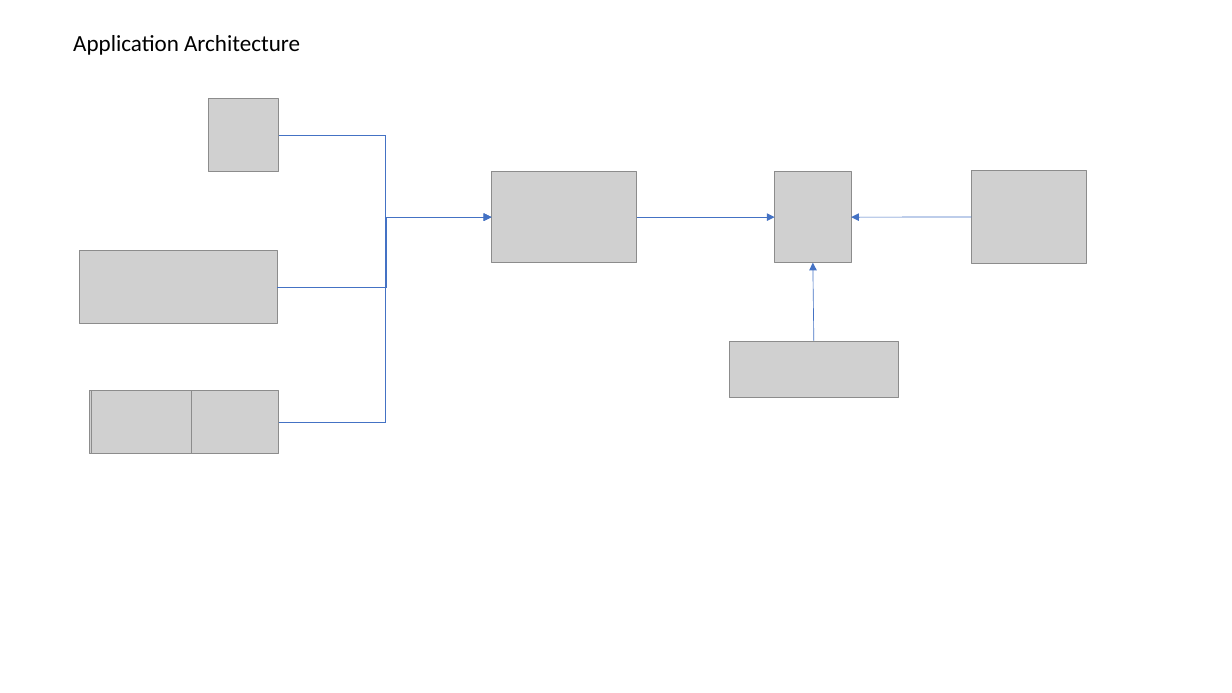
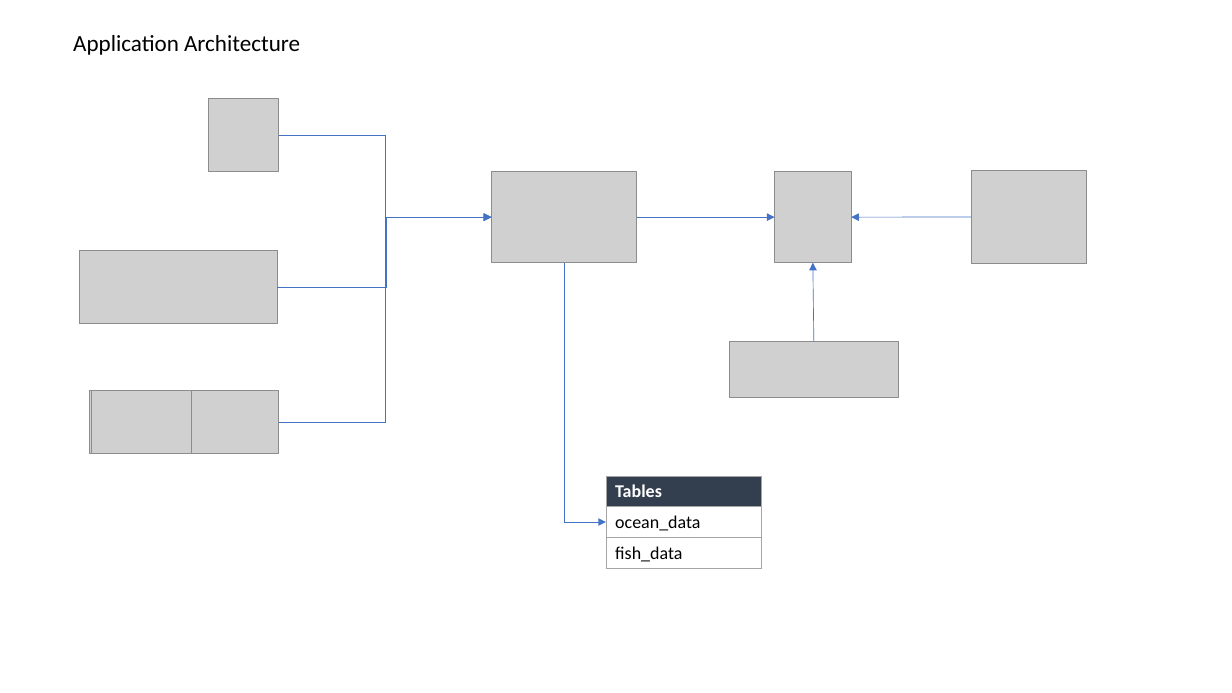
Before and after one commit to minsun-ss/argo_ocean_data_analysis, a slide deck: slide 1 of docs/Architecture.pptx. Drawn at 1232x693 pixels with LibreOffice and Linux fonts; fonts in the diff are those of the drawing; grey boxes stand for pictures. Boxes give left, top, right and bottom in pixels: in the first picture for what was removed or moved away, otherwise in the second. Text is boxed around its words. In the diff, an @@ line names an element or a change of style, - is before the commit and + after.

```diff
--- a/docs/Architecture.pptx
+++ b/docs/Architecture.pptx
@@ elbow arrow added from (565, 262) to (606, 522), #4472C4 0.5 pt @@
@@ table added at [606, 476, 762, 568], 3 rows, 1 columns @@
+Tables
+ocean_data
+fish_data
```
Also in this commit, not shown: 2 other files.
